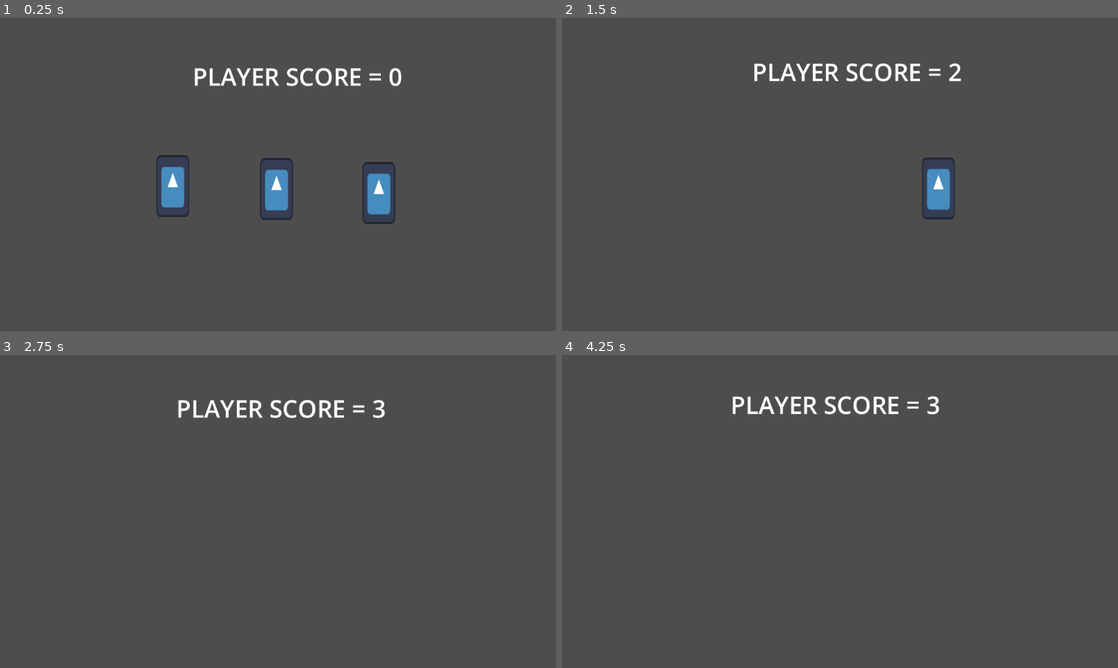
Above: before the commit, frames 1-4 (two rows, left to right).
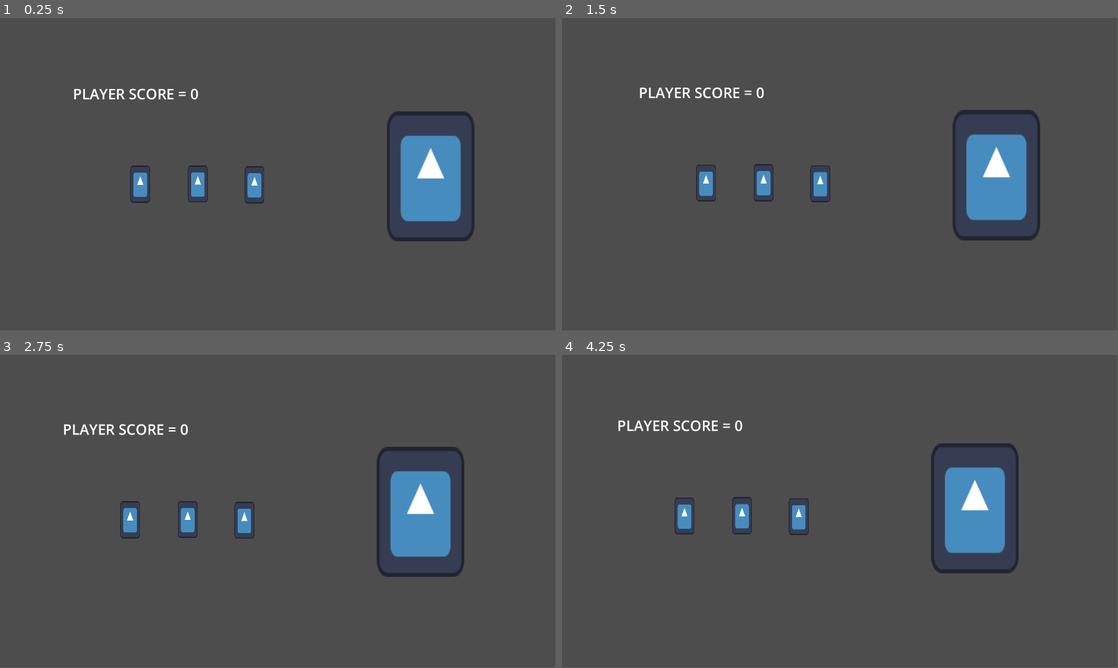
Above: after the commit, the same moments.

Repository: HelpMeFindAUsername/RIFTB
Game: Godot game, scene res://Scenes/main.tscn
Same seed, same stepped clock (60 frames per second), same inputs: the game is played once before the commit and once after it. The engine's default icon, where the game draws it, is replaced by a stand-in: a white triangle on a blue panel in a dark square.
Inputs (mouse positions are in pixels of both pictures, inside the frame that each line leads up to):
- Up to frame 1 (0.25 s): no input
- Up to frame 2 (1.5 s): move the mouse to (734, 187) at 0.52 s; click (734, 187) at 0.67 s; move the mouse to (845, 183) at 1.27 s; click (845, 183) at 1.42 s
- Up to frame 3 (2.75 s): move the mouse to (372, 524) at 2.02 s; click (372, 524) at 2.17 s
- Up to frame 4 (4.25 s): move the mouse to (812, 574) at 2.77 s; click (812, 574) at 2.92 s; move the mouse to (1006, 558) at 3.52 s; click (1006, 558) at 3.67 s
In our replay, the window is 800x450 before the commit and 799x449 after it. These sizes can differ from the game's own. Grey fills any space a smaller window leaves; there, only what the larger window draws over its background counts as a difference.

The runs differ from the first frame. In frame 1, 7.8% of the frame differs, in the area x 13-86%, y 15-72%; in frame 2, 6.5%; in frame 3, 5.8%; in frame 4, 5.9%.

Commit message:
Added Fucker Hitboxes

Diff:
--- a/Scenes/camera.tscn
+++ b/Scenes/camera.tscn
@@ -6,14 +6,14 @@
 [node name="Camera" type="Node2D"]
 
 [node name="Node2D" type="Node2D" parent="."]
-position = Vector2(576, 324)
+position = Vector2(960, 540)
 
 [node name="Sprite2D" type="Sprite2D" parent="Node2D"]
 visible = false
 texture = ExtResource("1_e20cu")
 
 [node name="Camera2D" type="Camera2D" parent="."]
-position = Vector2(576, 324)
+position = Vector2(960, 540)
 ignore_rotation = false
 position_smoothing_enabled = true
 script = ExtResource("1_w55bj")
--- /dev/null
+++ b/Scenes/fucker.tscn
@@ -0,0 +1,29 @@
+[gd_scene load_steps=4 format=3 uid="uid://cfmsgewyvhf47"]
+
+[ext_resource type="Texture2D" uid="uid://60gmhj82ueix" path="res://icon.svg" id="1_w7l0u"]
+
+[sub_resource type="RectangleShape2D" id="RectangleShape2D_adw80"]
+size = Vector2(406, 527)
+
+[sub_resource type="RectangleShape2D" id="RectangleShape2D_jwcaj"]
+size = Vector2(306, 470)
+
+[node name="Fucker" type="Node2D"]
+
+[node name="Fucker_Sprite_WIP" type="Sprite2D" parent="."]
+scale = Vector2(2.35938, 3.51563)
+texture = ExtResource("1_w7l0u")
+centered = false
+
+[node name="Fucker_Graze_Hitbox" type="Area2D" parent="."]
+
+[node name="CollisionShape2D" type="CollisionShape2D" parent="Fucker_Graze_Hitbox"]
+position = Vector2(147, 227.5)
+shape = SubResource("RectangleShape2D_adw80")
+debug_color = Color(0.998407, 0, 0.142817, 0.42)
+
+[node name="Fucker_HitBox" type="Area2D" parent="."]
+
+[node name="CollisionShape2D" type="CollisionShape2D" parent="Fucker_HitBox"]
+position = Vector2(151, 225)
+shape = SubResource("RectangleShape2D_jwcaj")
--- a/Scenes/main.tscn
+++ b/Scenes/main.tscn
@@ -1,7 +1,8 @@
-[gd_scene load_steps=4 format=3 uid="uid://dmdntay685qki"]
+[gd_scene load_steps=5 format=3 uid="uid://dmdntay685qki"]
 
 [ext_resource type="PackedScene" uid="uid://rthxfyma5sfk" path="res://Scenes/target.tscn" id="1_jjgbg"]
 [ext_resource type="PackedScene" uid="uid://dsgqh8mqbjihe" path="res://Scenes/camera.tscn" id="2_bo1nx"]
+[ext_resource type="PackedScene" uid="uid://cfmsgewyvhf47" path="res://Scenes/fucker.tscn" id="3_8gbba"]
 
 [sub_resource type="GDScript" id="GDScript_bo1nx"]
 script/source = "extends Label
@@ -13,23 +14,26 @@
 [node name="Main" type="Node2D"]
 
 [node name="Target" parent="." instance=ExtResource("1_jjgbg")]
-position = Vector2(345, 341)
+position = Vector2(485, 575)
 
 [node name="Target2" parent="." instance=ExtResource("1_jjgbg")]
-position = Vector2(560, 347)
+position = Vector2(684, 574)
 
 [node name="Target3" parent="." instance=ExtResource("1_jjgbg")]
-position = Vector2(772, 355)
+position = Vector2(880, 577)
 
 [node name="Camera" parent="." instance=ExtResource("2_bo1nx")]
 
 [node name="Player_Score" type="Label" parent="."]
-offset_left = 386.0
-offset_top = -10.0
-offset_right = 737.0
-offset_bottom = 237.0
+offset_left = 252.0
+offset_top = 138.0
+offset_right = 603.0
+offset_bottom = 385.0
 theme_override_font_sizes/font_size = 50
 text = "SCORE"
 horizontal_alignment = 1
 vertical_alignment = 1
 script = SubResource("GDScript_bo1nx")
+
+[node name="Fucker" parent="." instance=ExtResource("3_8gbba")]
+position = Vector2(1338, 323)
--- a/project.godot
+++ b/project.godot
@@ -23,9 +23,10 @@
 
 [display]
 
+window/size/viewport_width=1920
+window/size/viewport_height=1080
 window/size/resizable=false
 window/size/borderless=true
-window/stretch/mode="viewport"
 window/stretch/scale_mode="integer"
 window/vsync/vsync_mode=0
 
